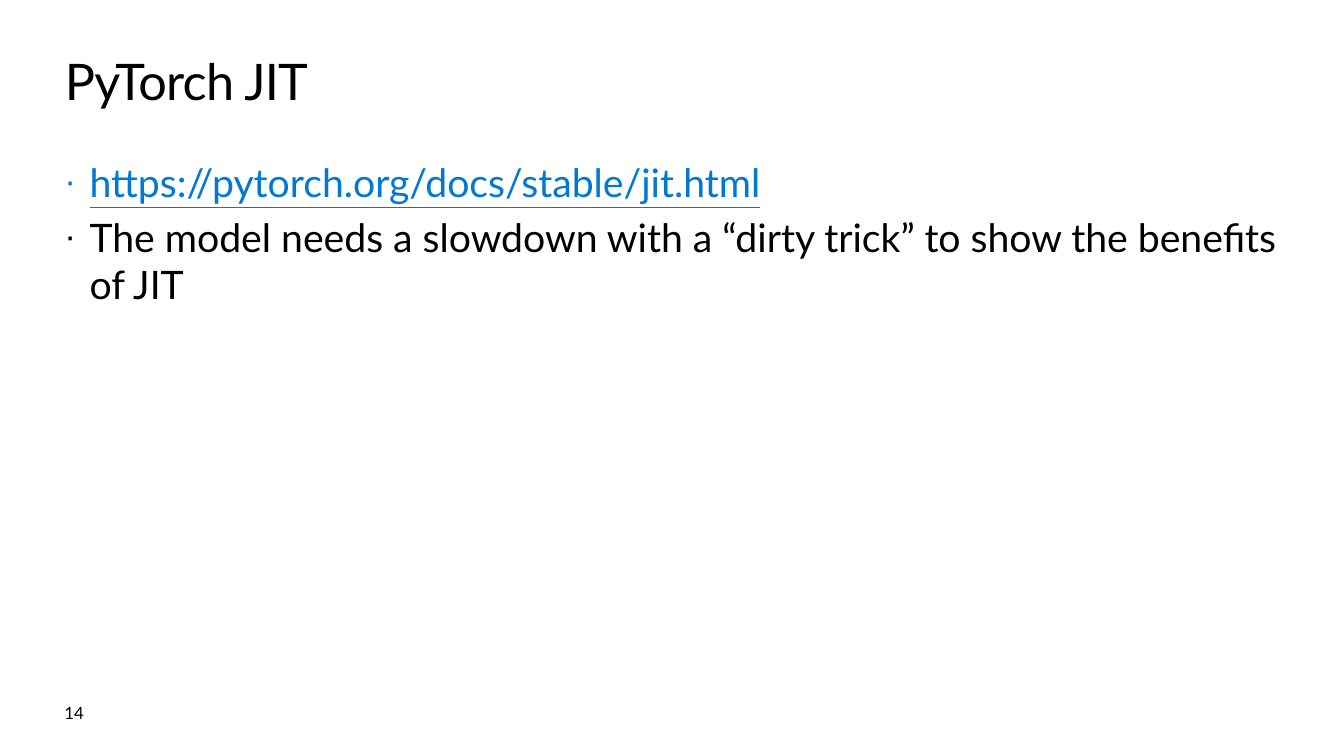
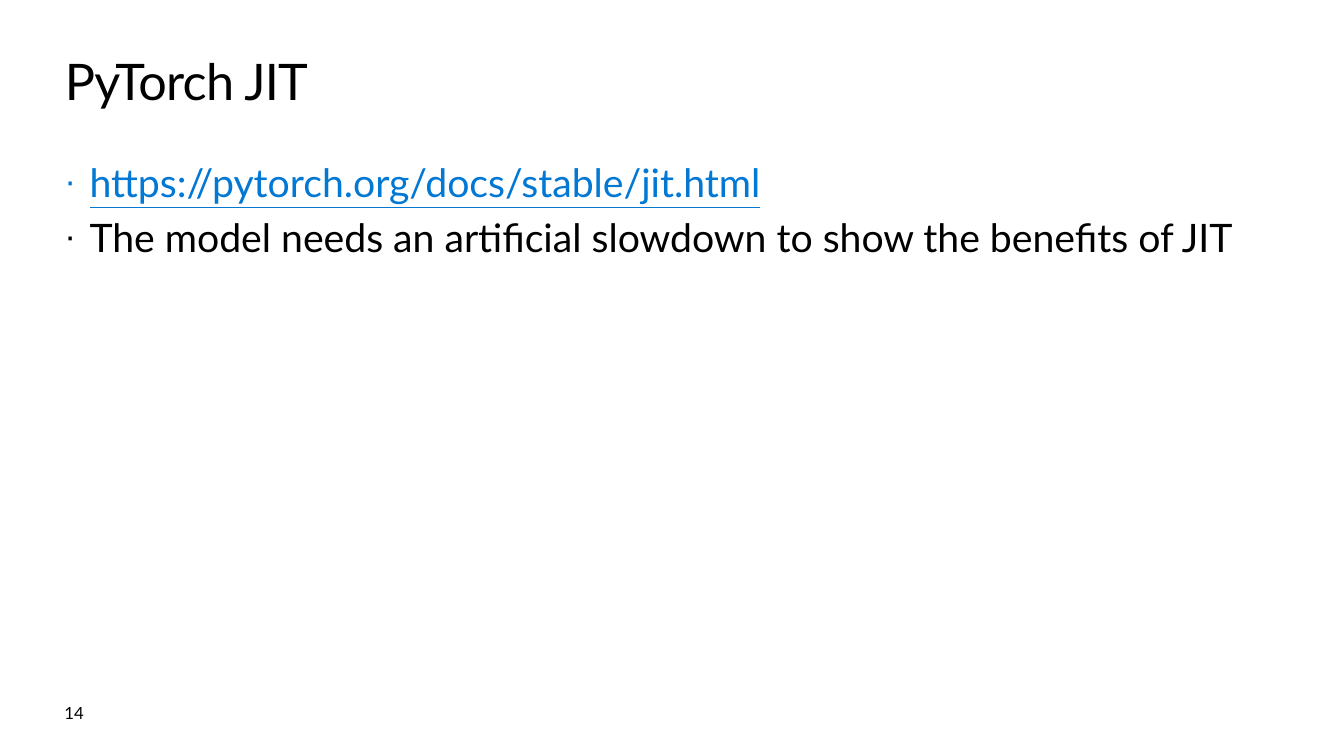
Before and after one commit to microsoft/pytorch-luxor-lab, a slide deck: slide 14 of fall2019mlads.pptx. Drawn at 1344x756 pixels with LibreOffice and Linux fonts; fonts in the diff are those of the drawing; background and template pictures are left out. Boxes give left, top, right and bottom in pixels: in the first picture for what was removed or moved away, otherwise in the second. Text is boxed around its words. In the diff, an @@ line names an element or a change of style, - is before the commit and + after.

```diff
--- a/fall2019mlads.pptx
+++ b/fall2019mlads.pptx
@@ text at [90,223,1233,253]: text changed @@
-· The model needs a slowdown with a “dirty trick” to show the benefits of JIT
+· The model needs an artificial slowdown to show the benefits of JIT
```
Also in this commit, not shown: 3 other slides changed.
